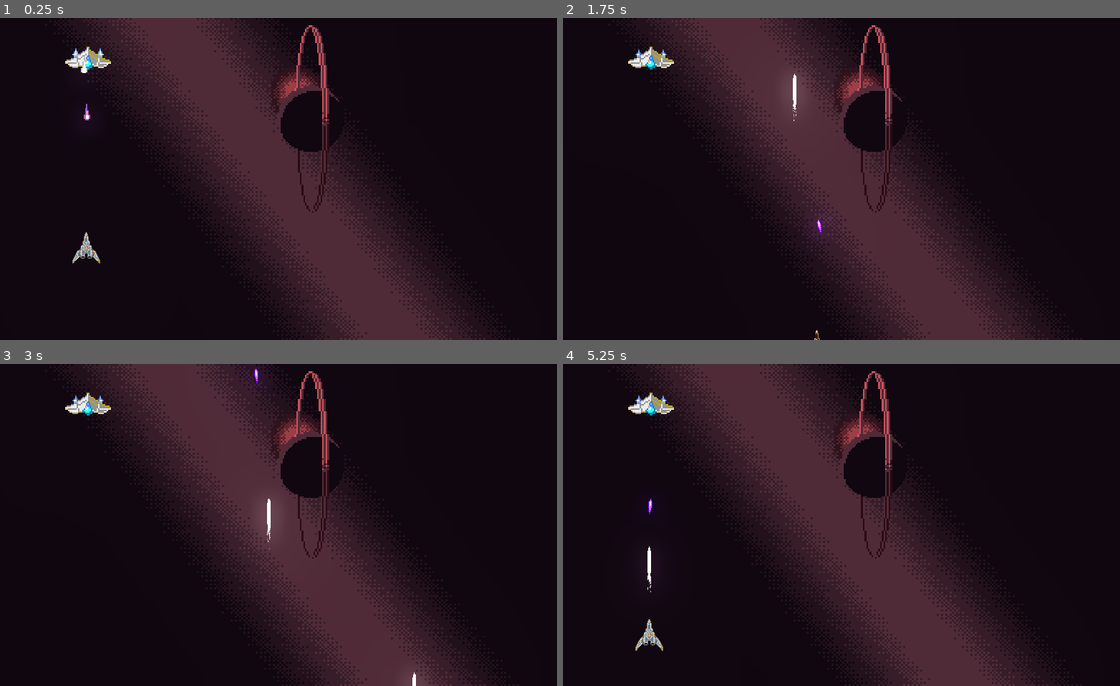
Above: before the commit, frames 1-4 (two rows, left to right).
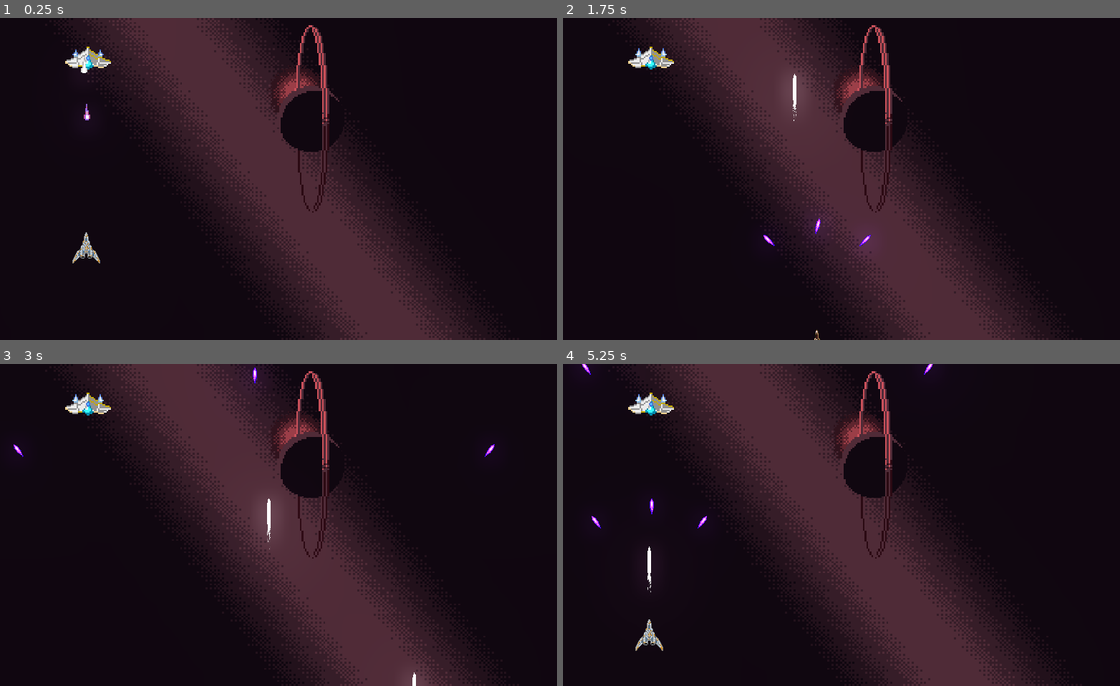
Above: after the commit, the same moments.

Repository: CharlExMachina/light-x-dark
Game: Godot game, scene res://stage_1/Stage1.tscn
Same seed, same stepped clock (60 frames per second), same inputs: the game is played once before the commit and once after it.
Inputs:
- Up to frame 1 (0.25 s): no input
- Up to frame 2 (1.75 s): hold Right (move_right) 0.53-1.28 s; hold Space (shoot) 0.53-1.28 s; hold Down (move_down) from 1.28 s (still down); tap E (dark_mode_switch) at 1.35 s; tap Space (shoot) at 1.55 s
- Up to frame 3 (3 s): release Down (move_down) at 2.03 s; hold Right (move_right) 2.03-2.78 s; hold Space (shoot) 2.03-2.78 s; tap Q (light_mode_switch) at 2.1 s; hold Up (move_up) from 2.78 s (still down); tap Space (shoot) at 2.85 s
- Up to frame 4 (5.25 s): release Up (move_up) at 3.53 s; hold Space (shoot) 3.53-4.28 s; hold Left (move_left) 3.53-5.03 s; tap E (dark_mode_switch) at 4.35 s; tap Space (shoot) at 4.55 s; hold Down (move_down) from 5.03 s (still down); hold Space (shoot) from 5.03 s (still down); tap Q (light_mode_switch) at 5.1 s

The runs differ from the first frame. In frame 1, less than 0.1% of the frame differs, in the area x 12-19%, y 9-12%; in frame 2, 0.1%; in frame 3, 0.1%; in frame 4, 0.2%, in the area x 3-67%, y 0-52%.

Commit message:
Player now shoots three rounds of the dark beam for the sake of balance

Diff:
--- a/Shining Darkness/common/beam/Beam.gd
+++ b/Shining Darkness/common/beam/Beam.gd
@@ -5,7 +5,6 @@
 
 func _process(delta: float) -> void:
 	global_translate(-transform.y * movement_speed * delta)
-	pass
 
 func _on_DisappearDelay_timeout():
 	queue_free()
--- a/Shining Darkness/enemies/basic/BasicEnemyLight.gd
+++ b/Shining Darkness/enemies/basic/BasicEnemyLight.gd
@@ -4,3 +4,22 @@
 
 func _on_TimeToShoot_timeout() -> void:
 	pass # Replace with function body.
+
+
+func _on_Area2D_area_entered(area: Area2D) -> void:
+	var damage = area.damage_value
+
+	print(health_points)
+
+	health_points -= damage
+
+	if (health_points <= 0):
+		$AnimatedSprite.hide()
+		$Area2D.set_deferred("monitoring", false)
+		$Area2D.set_deferred("monitorable", false)
+		$TimeToShoot.stop()
+		$ExplosionAnimation.play("default")
+
+
+func _on_ExplosionAnimation_animation_finished() -> void:
+	queue_free()
--- a/Shining Darkness/enemies/basic/BasicEnemyLight.tscn
+++ b/Shining Darkness/enemies/basic/BasicEnemyLight.tscn
@@ -40,11 +40,11 @@
 
 [node name="BasicEnemyLight" instance=ExtResource( 1 )]
 script = ExtResource( 10 )
+health_points = 12
 
 [node name="AnimatedSprite" parent="." index="0"]
 scale = Vector2( 3.2, 3.2 )
 frames = SubResource( 3 )
-frame = 1
 playing = true
 
 [node name="ExplosionAnimation" parent="." index="1"]
@@ -59,4 +59,6 @@
 position = Vector2( 0, 1 )
 shape = SubResource( 4 )
 
+[connection signal="animation_finished" from="ExplosionAnimation" to="." method="_on_ExplosionAnimation_animation_finished"]
+[connection signal="area_entered" from="Area2D" to="." method="_on_Area2D_area_entered"]
 [connection signal="timeout" from="TimeToShoot" to="." method="_on_TimeToShoot_timeout"]
--- a/Shining Darkness/player/Player.gd
+++ b/Shining Darkness/player/Player.gd
@@ -86,9 +86,22 @@
 		_light_beam_timer.start()
 	elif _can_shoot_dark_beam and _attack_mode == AttackMode.DARK_MODE:
 		_can_shoot_dark_beam = false
-		var beam_instance = _dark_beam_scene.instance()
-		get_parent().add_child(beam_instance)
-		beam_instance.position = position - Vector2(0, 20)
+
+		var beam_instance_center = _dark_beam_scene.instance()
+		var beam_instance_left = _dark_beam_scene.instance()
+		var beam_instance_right = _dark_beam_scene.instance()
+
+		get_parent().add_child(beam_instance_center)
+		get_parent().add_child(beam_instance_left)
+		get_parent().add_child(beam_instance_right)
+
+		beam_instance_center.position = position - Vector2(0, 20)
+		beam_instance_left.position = position - Vector2(10, 20)
+		beam_instance_right.position = position - Vector2(-10, 20)
+
+		beam_instance_left.rotation_degrees = -35.0
+		beam_instance_right.rotation_degrees = 35.0
+
 		_dark_beam_timer.start()
 
 
--- a/Shining Darkness/player/beams/DarkBeam.gd
+++ b/Shining Darkness/player/beams/DarkBeam.gd
@@ -1,10 +1,25 @@
 extends "res://common/beam/Beam.gd"
 
 func _ready() -> void:
+	# horrible hack, pretty much _ready() is called before the
+	# player sets the rotation to either 35 or -35,
+	# so I have to wait .05 secs so this runs when
+	# those values are set :p
+	yield(get_tree().create_timer(0.05), "timeout")
+
 	var tween = get_tree().create_tween()
-	tween.tween_property(self, "rotation_degrees", 15.0, 0.03)
-	tween.tween_property(self, "rotation_degrees", -15.0, 0.03)
-	tween.set_loops(0)
+
+	if rotation_degrees < 0:
+		tween.tween_property(self, "rotation_degrees", -45, 0.03)
+		tween.tween_property(self, "rotation_degrees", -30, 0.03)
+	elif rotation_degrees > 0:
+		tween.tween_property(self, "rotation_degrees", 45, 0.03)
+		tween.tween_property(self, "rotation_degrees", 30, 0.03)
+	else:
+		tween.tween_property(self, "rotation_degrees", 15, 0.03)
+		tween.tween_property(self, "rotation_degrees", -15, 0.03)
+
+	tween.set_loops(100)
 
 
 func _on_DarkBeam_area_entered(area: Area2D) -> void:
